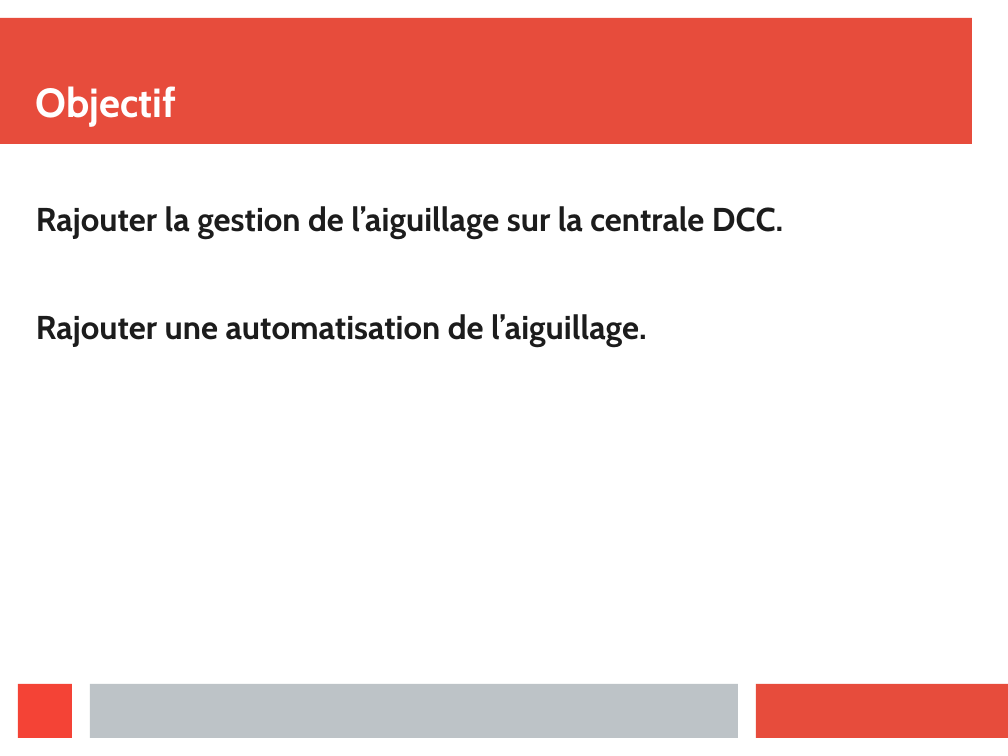
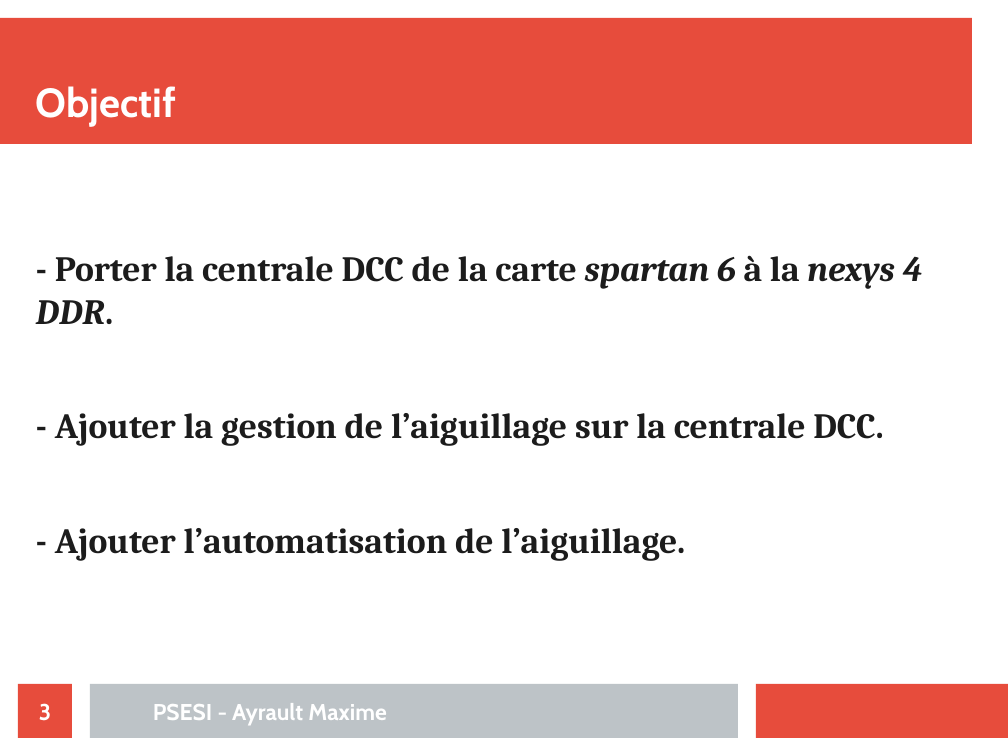
Before and after one commit to maximouth/CBI, a slide deck: slide 3 of Presentation/presentation.odp. Drawn at 1008x756 pixels with LibreOffice and Linux fonts; fonts in the diff are those of the drawing. Boxes give left, top, right and bottom in pixels: in the first picture for what was removed or moved away, otherwise in the second. Text is boxed around its words. In the diff, an @@ line names an element or a change of style, - is before the commit and + after.

```diff
--- a/Presentation/presentation.odp
+++ b/Presentation/presentation.odp
@@ text "- Porter la centrale DCC ..." at (36,255,923,561): vertical alignment top to middle @@
@@ text at (36,255,923,561): text changed; size 26 to 28 pt; font Cabin to Cambria @@
-Rajouter la gestion de l’aiguillage sur la centrale DCC.
-Rajouter une automatisation de l’aiguillage.
+- Porter la centrale DCC de la carte spartan 6 à la nexys 4 DDR.
+- Ajouter la gestion de l’aiguillage sur la centrale DCC.
+- Ajouter l’automatisation de l’aiguillage.
@@ rectangle removed at (18,684,72,738) @@
@@ page number added at (18,684,72,738), fill #E74C3C, 18 pt, text #FFFFFF, bold @@
+3
@@ text added at (153,703,387,725), 18 pt, text #FFFFFF, bold @@
+PSESI - Ayrault Maxime
```
Also in this commit, not shown: 3 other slides changed, 16 slides added, 10 slides removed.
